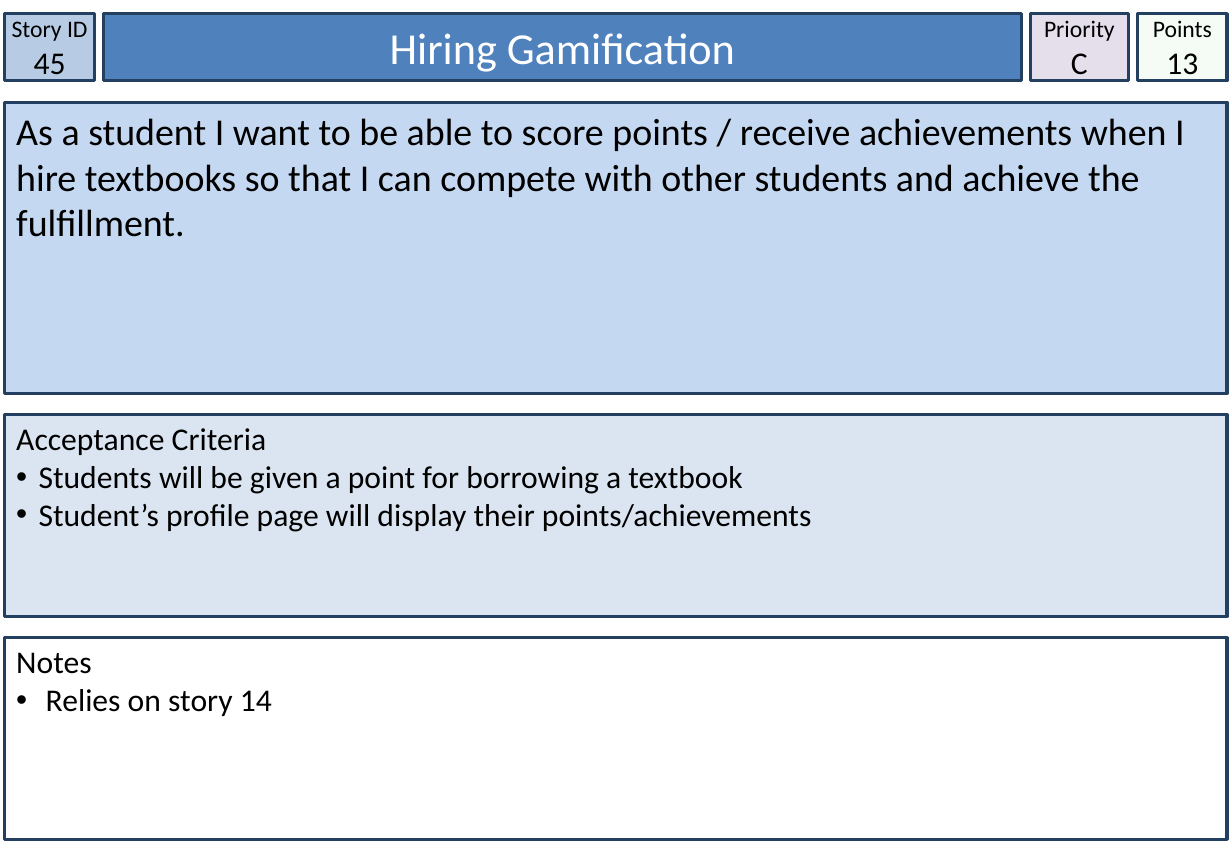
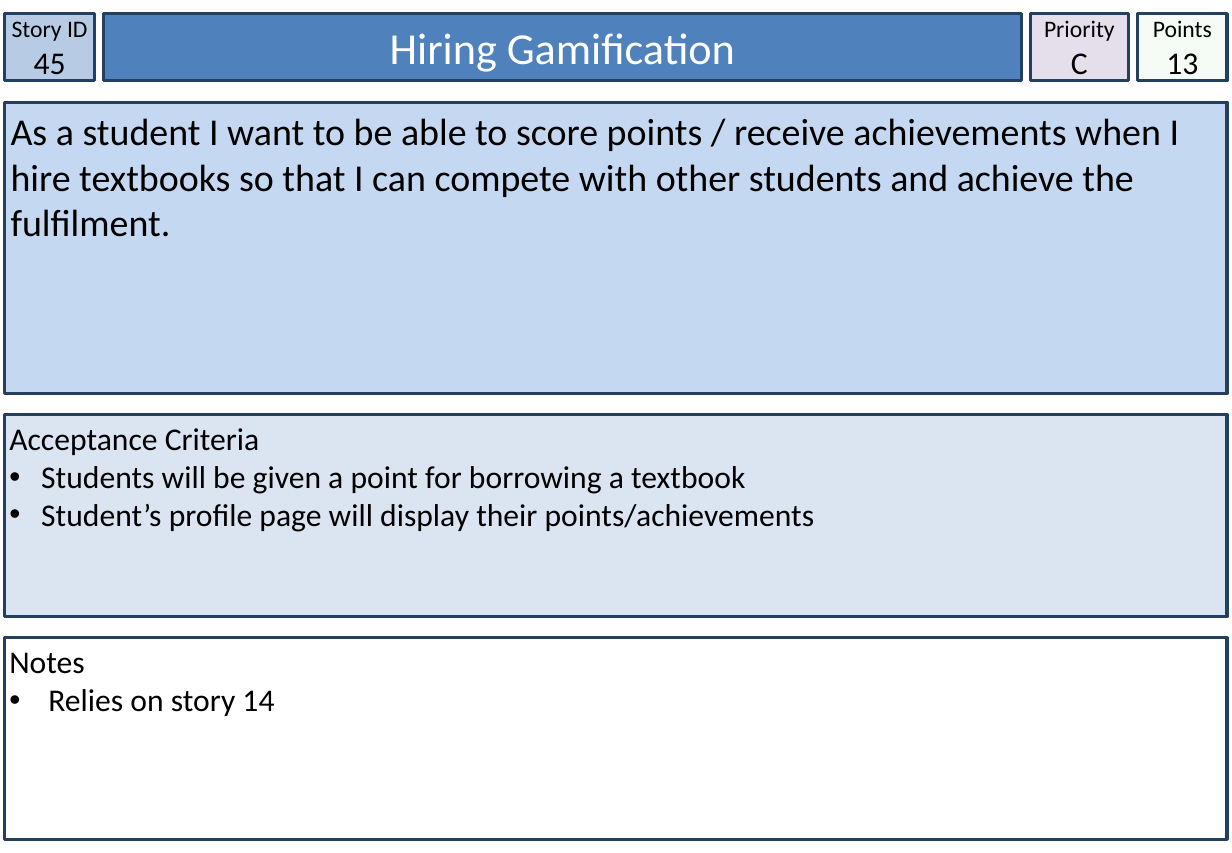
Before and after one commit to jonathancromie/IFB299-Textbook-Sharing-Scheme, a slide deck: slide 54 of User Stories.pptx (slide 55 before the commit). Drawn at 1232x853 pixels with LibreOffice and Linux fonts; fonts in the diff are those of the drawing. Boxes give left, top, right and bottom in pixels: in the first picture for what was removed or moved away, otherwise in the second. Text is boxed around its words. In the diff, an @@ line names an element or a change of style, - is before the commit and + after.

Commit message:
Minor spelling changes

```diff
--- a/User Stories.pptx
+++ b/User Stories.pptx
@@ text "As a student I want ...": place and size @@
-text "As a student I want ..." at box(5, 102, 1227, 394)
+text "As a student I want ..." at box(11, 118, 1180, 237)
@@ text "As a student I want ..." at box(11, 118, 1180, 237): fill #C5D8F1 to none; outline #244061 2 pt to none @@
@@ rectangle added at box(5, 102, 1227, 394), fill #C5D8F1, outline #244061 2 pt @@
@@ text at box(11, 118, 1180, 237): text changed @@
-As a student I want to be able to score points / receive achievements when I hire textbooks so that I can compete with other students and achieve the fulfillment.
+As a student I want to be able to score points / receive achievements when I hire textbooks so that I can compete with other students and achieve the fulfilment.
@@ text "Acceptance Criteria": place and size @@
-text "Acceptance Criteria" at box(5, 415, 1227, 617)
+text "Acceptance Criteria" at box(9, 428, 815, 532)
@@ text "Acceptance Criteria" at box(9, 428, 815, 532): fill #DAE5F1 to none; outline #244061 2 pt to none @@
@@ rectangle added at box(5, 415, 1227, 617), fill #DAE5F1, outline #244061 2 pt @@
@@ text at box(41, 466, 815, 532): indent changed @@
@@ text "Notes": place and size @@
-text "Notes" at box(5, 638, 1227, 840)
+text "Notes" at box(9, 652, 274, 716)
@@ text "Notes" at box(9, 652, 274, 716): fill #FFFFFF to none; outline #244061 2 pt to none @@
@@ rectangle added at box(5, 638, 1227, 840), fill #FFFFFF, outline #244061 2 pt @@
@@ text at box(48, 689, 274, 716): indent changed @@
```
Also in this commit, not shown: 57 other slides changed, 1 slide removed.
